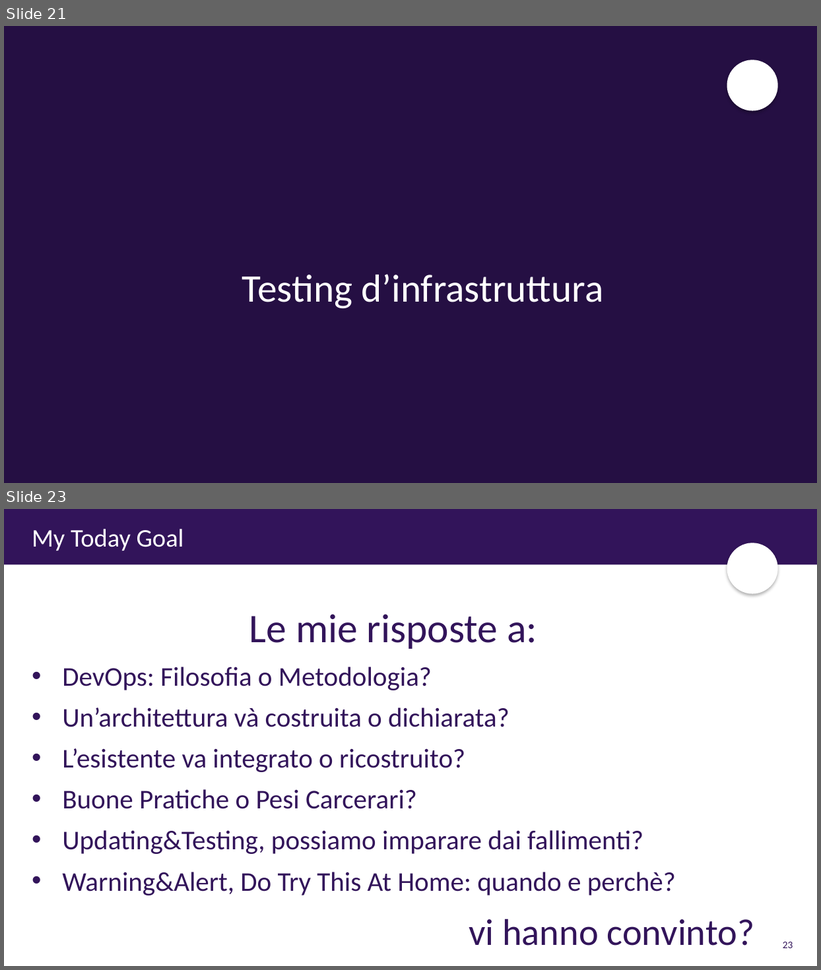
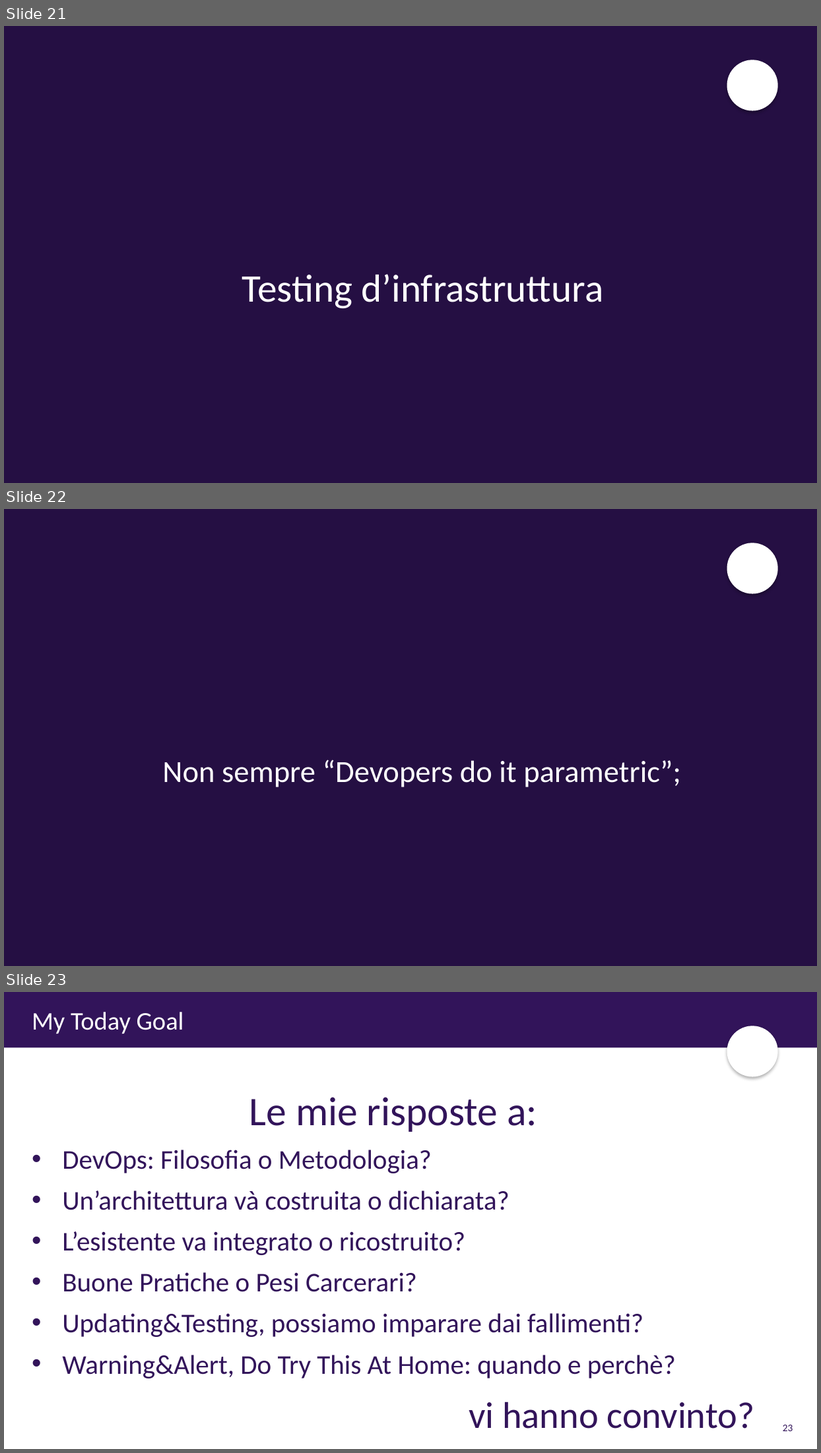
Before and after one commit to giulianolatini/CodeGen2018, a slide deck: slides/CodeGen_Template.pptx. Shown one above the other, each under a label of ours: slides 21 and 23 before the commit, slides 21, 22 and 23 after it; the slides between them are not shown. The pictures are 821x970 and 821x1453 pixels, drawn with LibreOffice and Linux fonts; fonts in the diff are those of the drawing; background and template pictures are left out. Boxes give left, top, right and bottom in pixels: in the first picture for what was removed or moved away, otherwise in the second. Text is boxed around its words. In the diff, an @@ line names an element or a change of style, - is before the commit and + after.

```diff
--- a/slides/CodeGen_Template.pptx
+++ b/slides/CodeGen_Template.pptx
@@ slide 22 added at [4,509,817,966], background #FFFFFF; not listed: 3 template elements that a slide beside it also shows @@
@@ text added at [162,760,681,788], 36.3 pt, text #FFFFFF @@
+Non sempre “Devopers do it parametric”;
```
Also in this commit, not shown: 1 other slide added, 1 slide removed.
